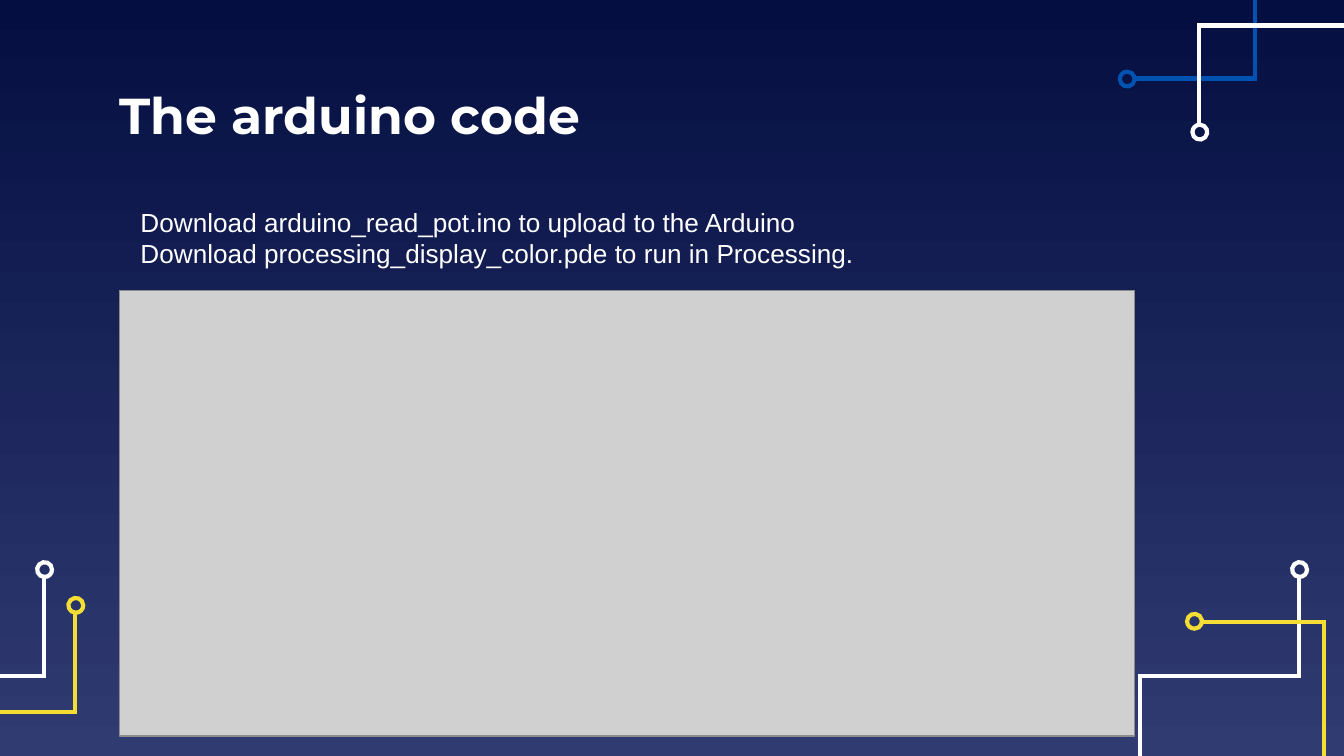
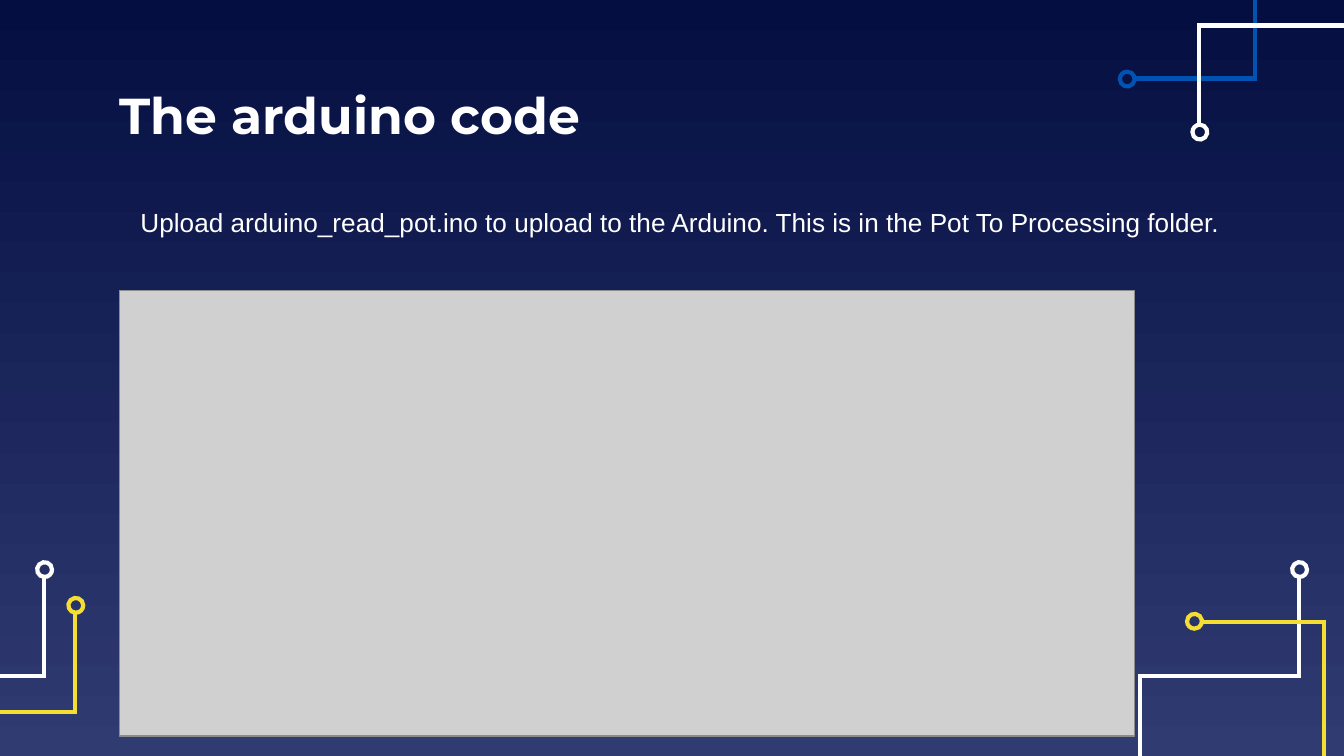
Before and after one commit to EELabMan/Arduino-4-Serial-Communications, a slide deck: slide 27 of Arduino Workshop 4 Serial Communication.pptx (slide 30 before the commit). Drawn at 1344x756 pixels with LibreOffice and Linux fonts; fonts in the diff are those of the drawing; grey boxes stand for pictures. Boxes give left, top, right and bottom in pixels: in the first picture for what was removed or moved away, otherwise in the second. Text is boxed around its words. In the diff, an @@ line names an element or a change of style, - is before the commit and + after.

```diff
--- a/Arduino Workshop 4 Serial Communication.pptx
+++ b/Arduino Workshop 4 Serial Communication.pptx
@@ text at box(140, 213, 1218, 238): text changed @@
-Download arduino_read_pot.ino to upload to the Arduino
-Download processing_display_color.pde to run in Processing.
+Upload arduino_read_pot.ino to upload to the Arduino. This is in the Pot To Processing folder.
```
Also in this commit, not shown: 22 other slides changed, 1 slide added, 7 slides removed.
